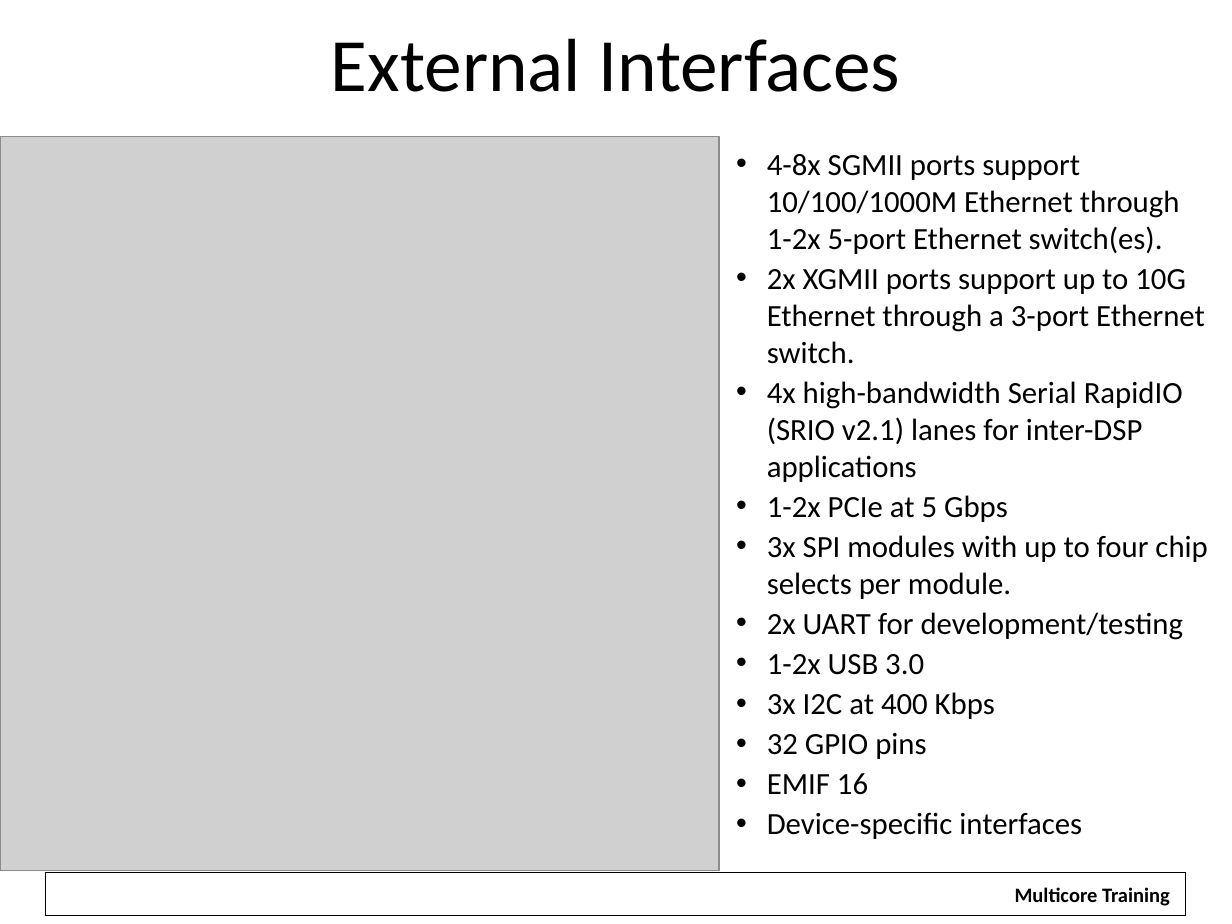
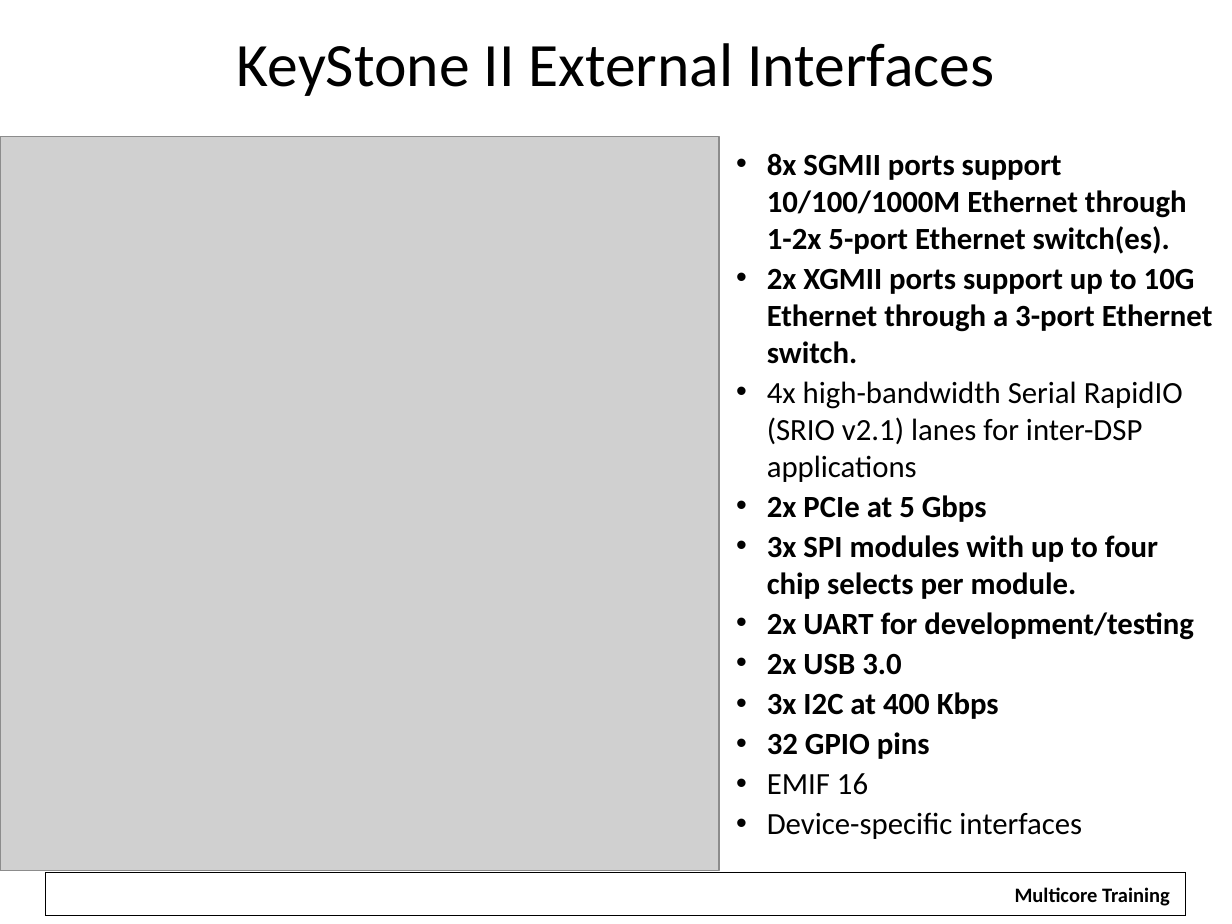
Before and after one commit to hari1989/keystone-workshop, a slide deck: slide 22 of preliminary/Working/presentations/KeyStone SoC Overview.pptx (slide 15 before the commit). Drawn at 1232x924 pixels with LibreOffice and Linux fonts; fonts in the diff are those of the drawing; grey boxes stand for pictures; background and template pictures are left out. Boxes give left, top, right and bottom in pixels: in the first picture for what was removed or moved away, otherwise in the second. Text is boxed around its words. In the diff, an @@ line names an element or a change of style, - is before the commit and + after.

```diff
--- a/preliminary/Working/presentations/KeyStone SoC Overview.pptx
+++ b/preliminary/Working/presentations/KeyStone SoC Overview.pptx
@@ title at <box>237,43,994,96</box>: text changed; size 44 to 36 pt @@
-External Interfaces
+KeyStone II External Interfaces
@@ text at <box>767,153,1187,254</box>: text changed; bold on @@
-• 4-8x SGMII ports support 10/100/1000M Ethernet through
-  1-2x 5-port Ethernet switch(es).
+• 8x SGMII ports support 10/100/1000M Ethernet through
+  1-2x 5-port Ethernet switch(es).
@@ text at <box>767,268,1213,759</box>: bold on in "2x XGMII ports support up to 10G ...", "3x SPI modules with up to four ...", "2x UART for development/testing", "3x I2C at 400 Kbps" and 1 more places @@
@@ text at <box>767,495,987,522</box>: text changed; bold on @@
-• 1-2x PCIe at 5 Gbps
+• 2x PCIe at 5 Gbps
@@ text at <box>767,653,901,675</box>: text changed; bold on @@
-• 1-2x USB 3.0
+• 2x USB 3.0
```
Also in this commit, not shown: 25 other slides changed, 6 slides added, 2 slides removed.
